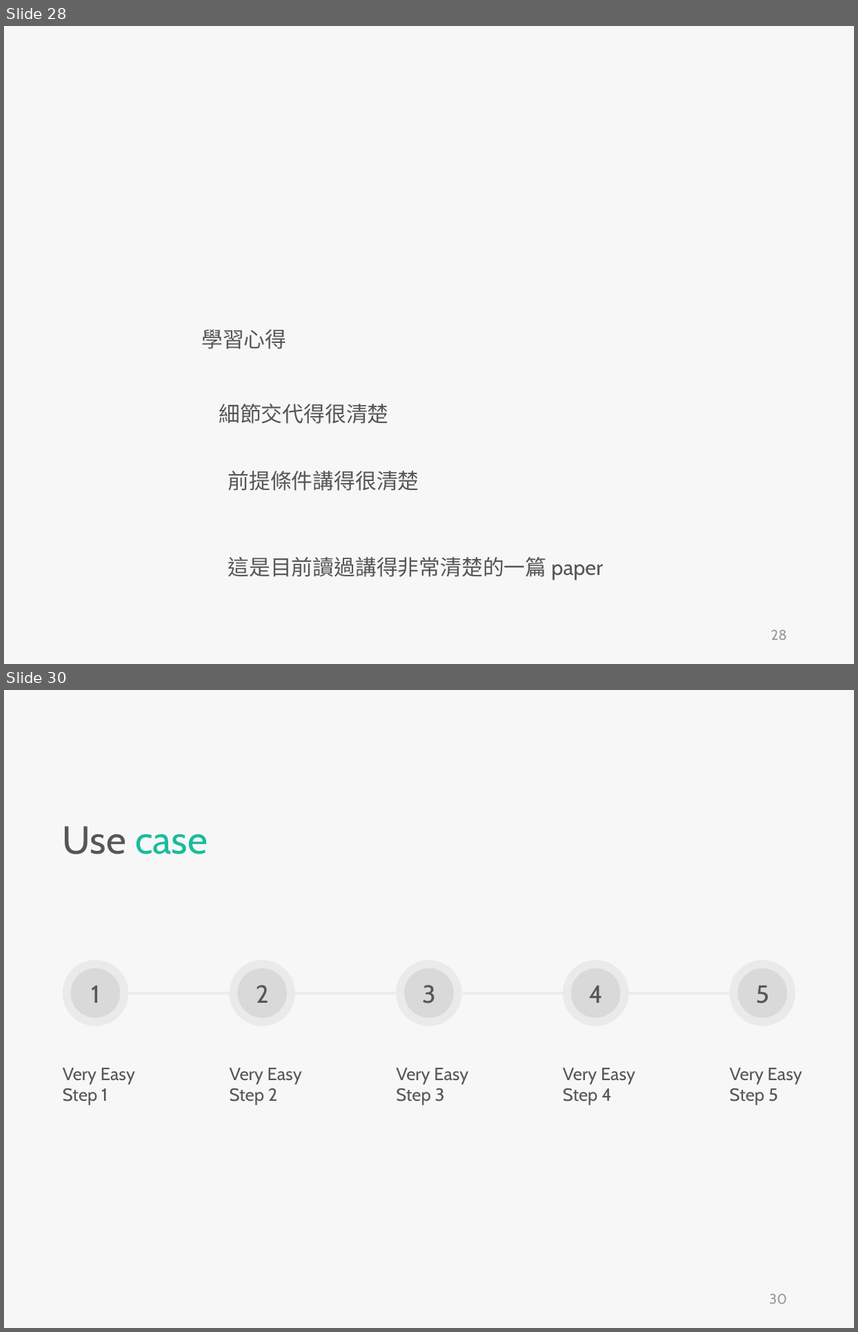
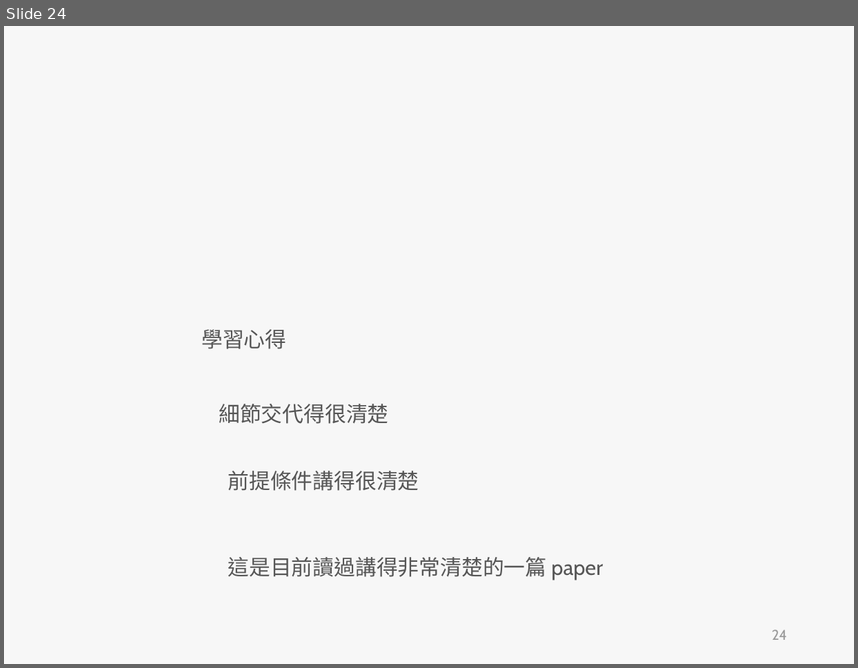
Before and after one commit to skyran1278/VbaProject, a slide deck: 20180126_SmartSplice/20180808_Meeting/Incremental dynamic analysis with multi-modes for seismic performance evaluation of RC bridges.pptx. Shown one above the other, each under a label of ours: slides 28 and 30 before the commit, slide 24 after it; the slides between them are not shown. The pictures are 858x1332 and 858x668 pixels, drawn with LibreOffice and Linux fonts; fonts in the diff are those of the drawing. Boxes give left, top, right and bottom in pixels: in the first picture for what was removed or moved away, otherwise in the second. Text is boxed around its words. In the diff, an @@ line names an element or a change of style, - is before the commit and + after.

```diff
--- a/20180126_SmartSplice/20180808_Meeting/Incremental dynamic analysis with multi-modes for seismic performance evaluation of RC bridges.pptx
+++ b/20180126_SmartSplice/20180808_Meeting/Incremental dynamic analysis with multi-modes for seismic performance evaluation of RC bridges.pptx
@@ slide 30 removed at bbox=[4, 690, 854, 1328], background #F7F7F7 @@
@@ text removed at bbox=[63, 826, 208, 854] @@
-Use case
@@ ellipse removed at bbox=[63, 960, 128, 1026] @@
-1
@@ ellipse removed at bbox=[71, 968, 121, 1017] @@
@@ ellipse removed at bbox=[229, 960, 294, 1026] @@
-2
@@ ellipse removed at bbox=[238, 968, 287, 1017] @@
@@ ellipse removed at bbox=[396, 960, 461, 1026] @@
-3
@@ ellipse removed at bbox=[404, 968, 454, 1017] @@
@@ ellipse removed at bbox=[562, 960, 628, 1026] @@
-4
@@ ellipse removed at bbox=[571, 968, 620, 1017] @@
@@ ellipse removed at bbox=[730, 960, 795, 1026] @@
-5
@@ ellipse removed at bbox=[737, 968, 787, 1017] @@
@@ line removed from (128, 993) to (229, 993) @@
@@ line removed from (294, 993) to (395, 993) @@
@@ line removed from (463, 993) to (564, 993) @@
@@ line removed from (629, 993) to (730, 993) @@
@@ text removed at bbox=[63, 1067, 135, 1105] @@
-Very Easy Step 1
@@ text removed at bbox=[230, 1067, 302, 1105] @@
-Very Easy Step 2
@@ text removed at bbox=[396, 1067, 468, 1105] @@
-Very Easy Step 3
@@ text removed at bbox=[563, 1067, 635, 1105] @@
-Very Easy Step 4
@@ text removed at bbox=[730, 1067, 802, 1105] @@
-Very Easy Step 5
@@ page number removed at bbox=[769, 1293, 787, 1303] @@
-30
@@ what was slide 28 is now slide 24 @@
@@ page number at bbox=[772, 629, 787, 639]: text changed @@
-28
+24
```
Also in this commit, not shown: 7 slides changed, 7 slides added, 35 other slides removed, 3 other files.
